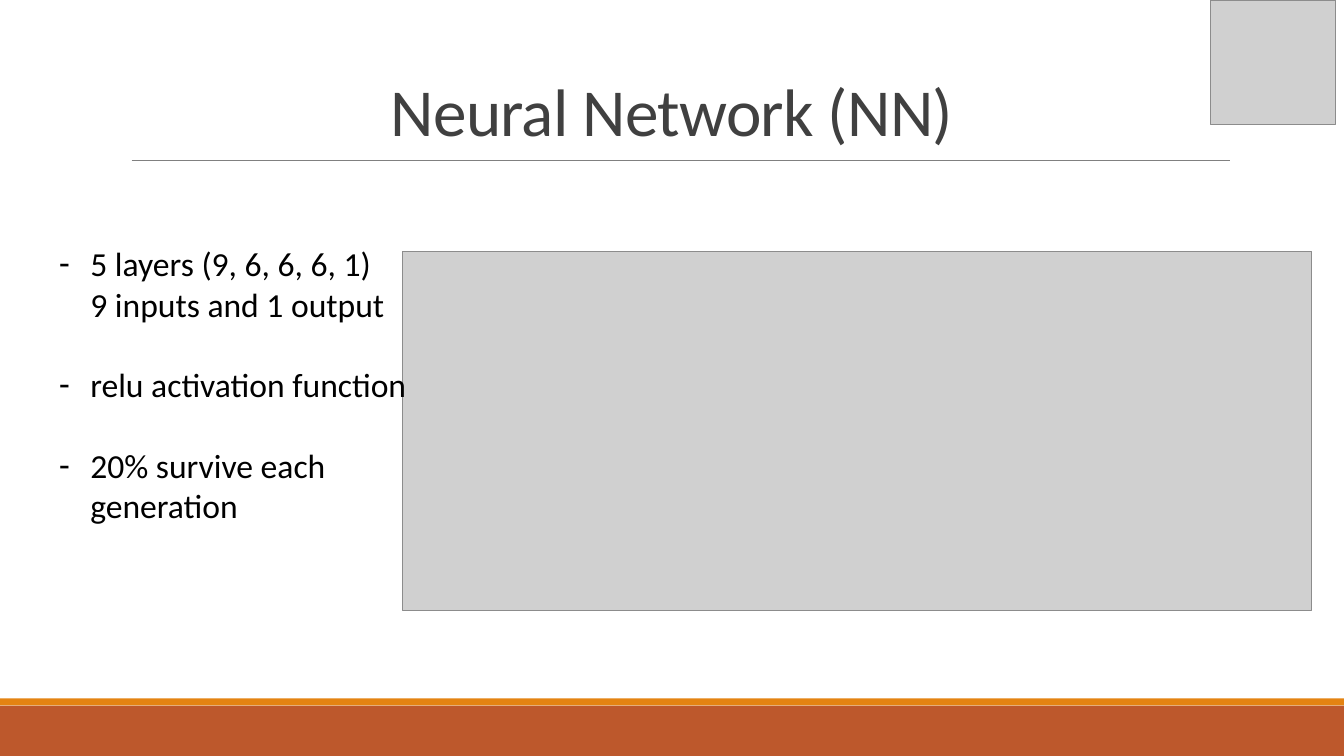
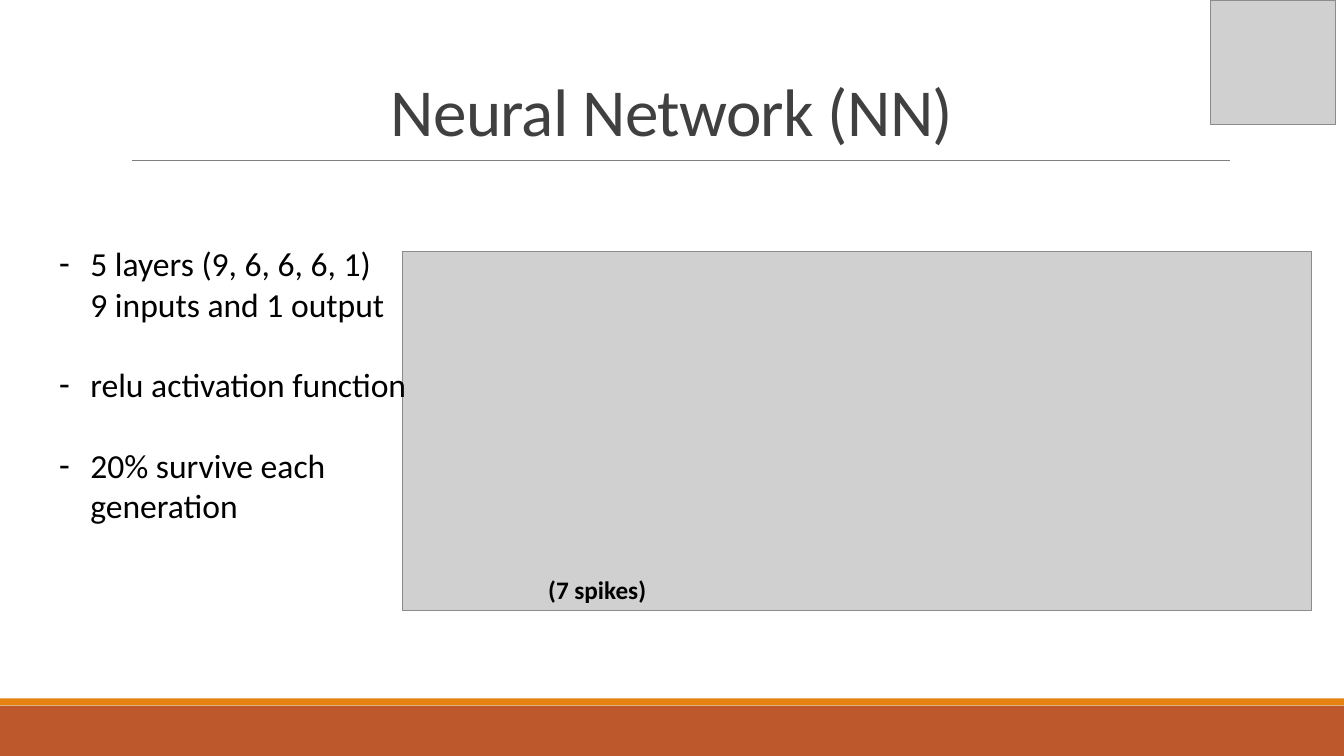
Before and after one commit to Tamir-Co/NeuroEvolutional-Dont-Touch-The-Spikes-with-Erlang, a slide deck: slide 6 of Reports/Final Project Presentation.pptx. Drawn at 1344x756 pixels with LibreOffice and Linux fonts; fonts in the diff are those of the drawing; grey boxes stand for pictures. Boxes give left, top, right and bottom in pixels: in the first picture for what was removed or moved away, otherwise in the second. Text is boxed around its words. In the diff, an @@ line names an element or a change of style, - is before the commit and + after.

```diff
--- a/Reports/Final Project Presentation.pptx
+++ b/Reports/Final Project Presentation.pptx
@@ text added at [548,580,646,603], 18 pt, text #000000, bold @@
+(7 spikes)
```
Also in this commit, not shown: 2 other slides changed, 1 other file.
